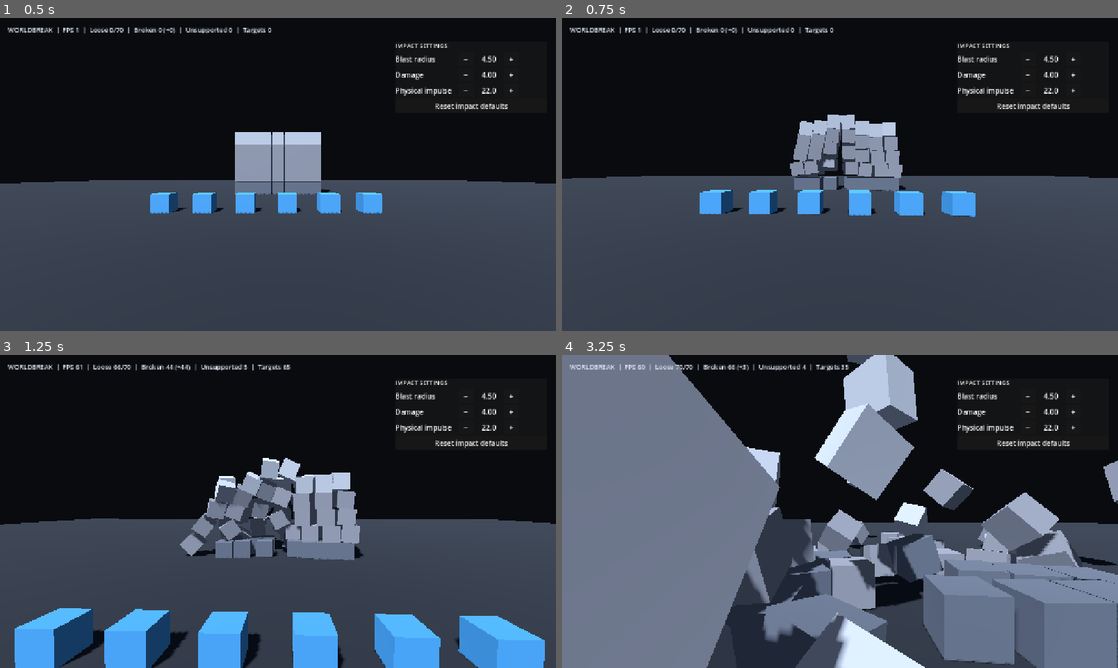
Above: before the commit, frames 1-4 (two rows, left to right).
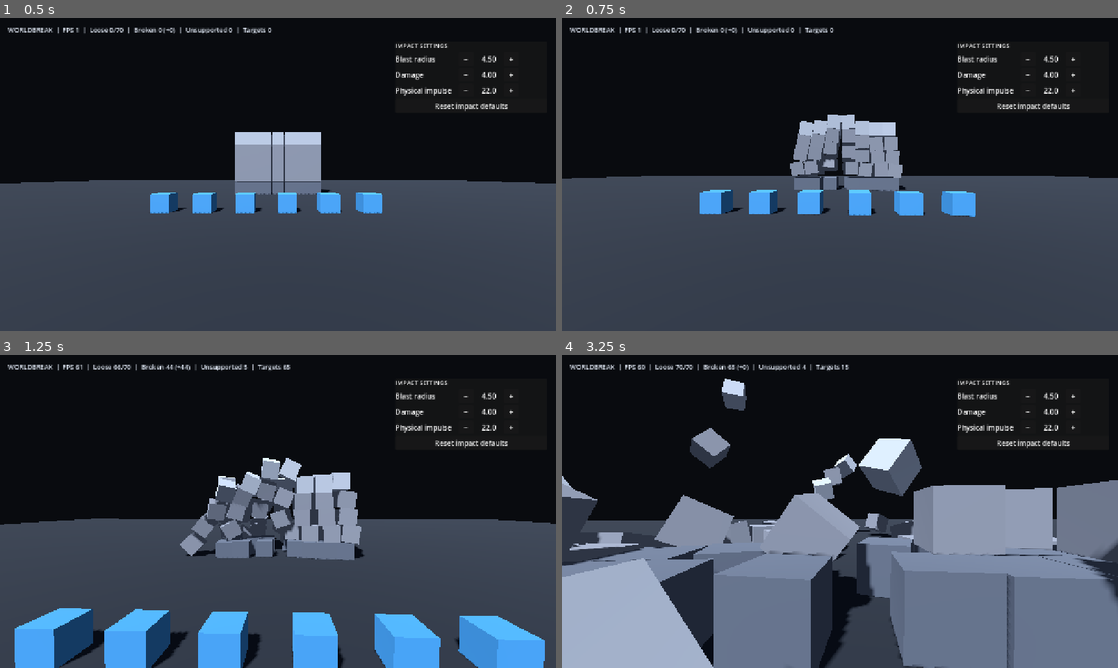
Above: after the commit, the same moments.

Repository: PanDuroDev/Idk
Game: Godot game, scene res://scenes/main.tscn
Same seed, same stepped clock (60 frames per second), same inputs: the game is played once before the commit and once after it.
Inputs (mouse positions are in pixels of both pictures, inside the frame that each line leads up to):
- Up to frame 1 (0.5 s): no input
- Up to frame 2 (0.75 s): move the mouse to (834, 180) at 0.52 s; hold W (move_forward) from 0.53 s (still down); hold F (trigger_impact) from 0.53 s (still down)
- Up to frame 3 (1.25 s): keep holding W (move_forward); keep holding F (trigger_impact); tap Space (jump) at 0.77 s
- Up to frame 4 (3.25 s): move the mouse to (878, 514) at 1.27 s; release F (trigger_impact) at 1.28 s; tap F (trigger_impact) at 1.35, 2.85 s; tap Space (jump) at 1.52, 3.02 s; move the mouse to (795, 508) at 2.02 s; hold F (trigger_impact) 2.03-2.78 s; move the mouse to (845, 511) at 2.77 s; release W (move_forward) at 2.78 s; hold A (move_left) from 2.78 s (still down)

Frame 1 is identical in both runs. In frame 2, less than 0.1% of the frame differs, in the area x 47-62%, y 30-56%; in frame 3, 0.7%; in frame 4, 60%, in the area x 0-100%, y 0-100%.

Commit message:
feat(phase-1): manage loose debris lifecycle

Diff:
--- a/scripts/destructible_structure.gd
+++ b/scripts/destructible_structure.gd
@@ -21,6 +21,14 @@
 var _broken_cells: Dictionary = {}
 var _supported_cells: Dictionary = {}
 var _unsupported_cells: Dictionary = {}
+var _loose_age_by_fragment: Dictionary = {}
+var _retired_fragment_ids: Dictionary = {}
+var _initial_collision_layers: Array[int] = []
+var _initial_collision_masks: Array[int] = []
+var _initial_visibility: Array[bool] = []
+
+@export_range(1, 256, 1) var max_active_loose_fragments: int = 70
+@export_range(0.0, 300.0, 1.0) var loose_debris_lifetime_seconds: float = 30.0
 
 var _shared_mesh: BoxMesh
 var _shared_collision_shape: BoxShape3D
@@ -32,6 +40,11 @@
 	_create_shared_resources()
 	_build_structure()
 	_refresh_support_state()
+
+
+func _physics_process(delta: float) -> void:
+	_update_loose_debris(delta)
+	_enforce_active_fragment_budget()
 
 
 func _create_shared_resources() -> void:
@@ -93,6 +106,9 @@
 				_fragments_by_cell[cell] = fragment
 				_material_by_cell[cell] = profile
 				_initial_transforms.append(fragment.transform)
+				_initial_collision_layers.append(fragment.collision_layer)
+				_initial_collision_masks.append(fragment.collision_mask)
+				_initial_visibility.append(fragment.visible)
 
 
 func apply_blast_damage(origin: Vector3, radius: float, damage_amount: float = 1.0) -> int:
@@ -124,7 +140,6 @@
 			continue
 
 		_broken_cells[cell] = true
-		fragment.freeze = false
 		newly_broken += 1
 
 	if newly_broken > 0:
@@ -171,13 +186,69 @@
 	_unsupported_cells.clear()
 
 	for cell: Vector3i in _cells:
-		if _broken_cells.has(cell) or _supported_cells.has(cell):
+		var fragment: RigidBody3D = _fragments_by_cell[cell] as RigidBody3D
+		if _broken_cells.has(cell):
+			_release_fragment(fragment)
+			continue
+		if _supported_cells.has(cell):
 			continue
 
 		_unsupported_cells[cell] = true
-		var fragment: RigidBody3D = _fragments_by_cell[cell] as RigidBody3D
-		if fragment.freeze:
-			fragment.freeze = false
+		_release_fragment(fragment)
+
+
+func _release_fragment(fragment: RigidBody3D) -> void:
+	if not is_instance_valid(fragment):
+		return
+	var fragment_id: int = fragment.get_instance_id()
+	if _retired_fragment_ids.has(fragment_id):
+		return
+	if not _loose_age_by_fragment.has(fragment_id):
+		_loose_age_by_fragment[fragment_id] = 0.0
+		fragment.add_to_group("loose_debris")
+	fragment.freeze = false
+	fragment.sleeping = false
+
+
+func _update_loose_debris(delta: float) -> void:
+	for fragment: RigidBody3D in _fragments:
+		if not is_instance_valid(fragment):
+			continue
+		var fragment_id: int = fragment.get_instance_id()
+		if not _loose_age_by_fragment.has(fragment_id) or _retired_fragment_ids.has(fragment_id):
+			continue
+		var age: float = float(_loose_age_by_fragment[fragment_id]) + delta
+		_loose_age_by_fragment[fragment_id] = age
+		if loose_debris_lifetime_seconds > 0.0 and age >= loose_debris_lifetime_seconds:
+			_retire_fragment(fragment, fragment_id)
+
+
+func _retire_fragment(fragment: RigidBody3D, fragment_id: int) -> void:
+	# Retire only released fragments. Keep the original node and transform data so reset is lossless.
+	_retired_fragment_ids[fragment_id] = true
+	fragment.freeze = true
+	fragment.linear_velocity = Vector3.ZERO
+	fragment.angular_velocity = Vector3.ZERO
+	fragment.sleeping = true
+	fragment.visible = false
+	fragment.collision_layer = 0
+	fragment.collision_mask = 0
+	fragment.remove_from_group("blastable")
+	fragment.remove_from_group("loose_debris")
+
+
+func _enforce_active_fragment_budget() -> void:
+	var active_count: int = 0
+	for fragment: RigidBody3D in _fragments:
+		if not is_instance_valid(fragment):
+			continue
+		var fragment_id: int = fragment.get_instance_id()
+		if not _loose_age_by_fragment.has(fragment_id) or _retired_fragment_ids.has(fragment_id) or fragment.freeze or fragment.sleeping:
+			continue
+		active_count += 1
+		if active_count > max_active_loose_fragments:
+			# Deterministic fallback for future structures larger than the configured budget.
+			fragment.sleeping = true
 
 
 func get_fragment_count() -> int:
@@ -194,6 +265,36 @@
 
 func get_broken_fragment_count() -> int:
 	return _broken_cells.size()
+
+
+func get_active_loose_fragment_count() -> int:
+	var count: int = 0
+	for fragment: RigidBody3D in _fragments:
+		if not is_instance_valid(fragment):
+			continue
+		var fragment_id: int = fragment.get_instance_id()
+		if _loose_age_by_fragment.has(fragment_id) and not _retired_fragment_ids.has(fragment_id) and not fragment.freeze and not fragment.sleeping:
+			count += 1
+	return count
+
+
+func get_sleeping_loose_fragment_count() -> int:
+	var count: int = 0
+	for fragment: RigidBody3D in _fragments:
+		if not is_instance_valid(fragment):
+			continue
+		var fragment_id: int = fragment.get_instance_id()
+		if _loose_age_by_fragment.has(fragment_id) and not _retired_fragment_ids.has(fragment_id) and fragment.sleeping:
+			count += 1
+	return count
+
+
+func get_retired_fragment_count() -> int:
+	return _retired_fragment_ids.size()
+
+
+func get_fragment_for_cell(cell: Vector3i) -> RigidBody3D:
+	return _fragments_by_cell.get(cell) as RigidBody3D
 
 
 func get_supported_fragment_count() -> int:
@@ -208,12 +309,19 @@
 	_damage_by_cell.clear()
 	_broken_cells.clear()
 	_unsupported_cells.clear()
+	_loose_age_by_fragment.clear()
+	_retired_fragment_ids.clear()
 
 	for index in range(_fragments.size()):
 		var fragment: RigidBody3D = _fragments[index]
 		if not is_instance_valid(fragment):
 			continue
 		fragment.freeze = true
+		fragment.visible = _initial_visibility[index]
+		fragment.collision_layer = _initial_collision_layers[index]
+		fragment.collision_mask = _initial_collision_masks[index]
+		fragment.remove_from_group("loose_debris")
+		fragment.add_to_group("blastable")
 		fragment.transform = _initial_transforms[index]
 		fragment.linear_velocity = Vector3.ZERO
 		fragment.angular_velocity = Vector3.ZERO
